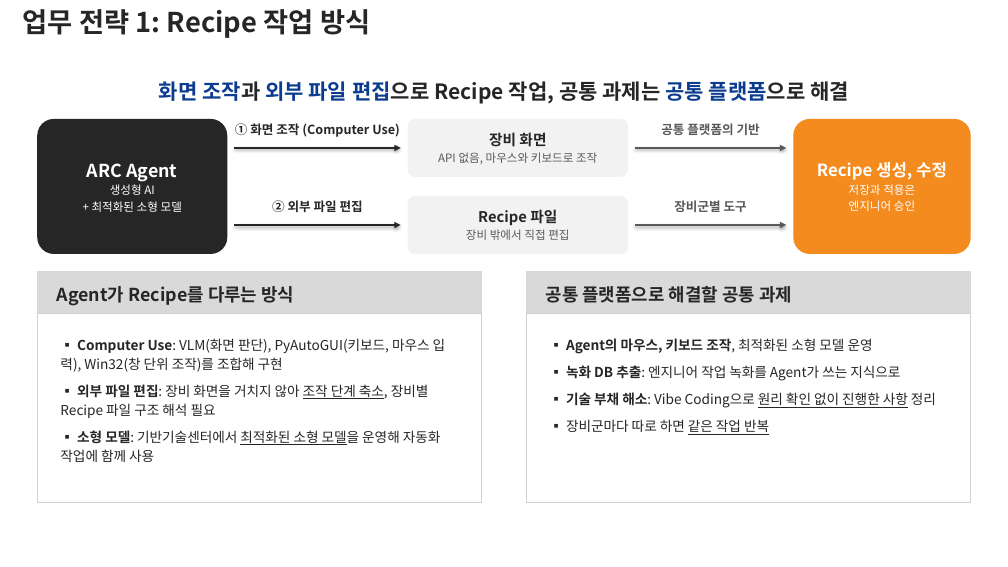
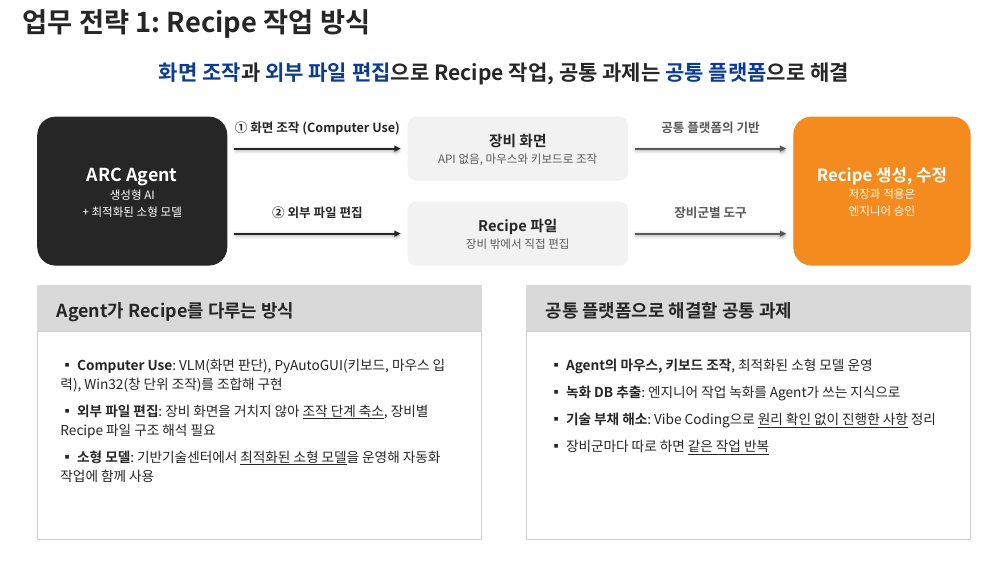
Before and after one commit to DarrenKoi/pm_notes, a slide deck: slide 4 of my-task/arc-tf/deliverables/arc-tf-proposal.pptx. Drawn at 1008x567 pixels with LibreOffice and Linux fonts; fonts in the diff are those of the drawing. Boxes give left, top, right and bottom in pixels: in the first picture for what was removed or moved away, otherwise in the second. Text is boxed around its words. In the diff, an @@ line names an element or a change of style, - is before the commit and + after.

```diff
--- a/my-task/arc-tf/deliverables/arc-tf-proposal.pptx
+++ b/my-task/arc-tf/deliverables/arc-tf-proposal.pptx
@@ text "화면 조작과 외부 파일 편집으로 ...": place and size @@
-text "화면 조작과 외부 파일 편집으로 ..." at (159, 81, 849, 104)
+text "화면 조작과 외부 파일 편집으로 ..." at (159, 62, 849, 85)
@@ rounded rectangle: place and size @@
-rounded rectangle at (38, 119, 227, 253)
+rounded rectangle at (38, 117, 227, 265)
@@ text "ARC Agent": place and size @@
-text "ARC Agent" at (87, 163, 182, 212)
+text "ARC Agent" at (87, 167, 182, 217)
@@ rounded rectangle: place and size @@
-rounded rectangle at (794, 119, 970, 253)
+rounded rectangle at (794, 117, 970, 265)
@@ text "Recipe 생성, 수정": place and size @@
-text "Recipe 생성, 수정" at (817, 162, 947, 211)
+text "Recipe 생성, 수정" at (817, 167, 947, 216)
@@ text "② 외부 파일 편집": place and size @@
-text "② 외부 파일 편집" at (272, 200, 363, 212)
+text "② 외부 파일 편집" at (272, 206, 363, 218)
@@ rounded rectangle: place and size @@
-rounded rectangle at (408, 197, 628, 253)
+rounded rectangle at (408, 203, 628, 265)
@@ text "Recipe 파일": place and size @@
-text "Recipe 파일" at (466, 209, 569, 240)
+text "Recipe 파일" at (466, 218, 569, 249)
@@ text "장비군별 도구": place and size @@
-text "장비군별 도구" at (674, 200, 747, 212)
+text "장비군별 도구" at (674, 206, 747, 218)
@@ arrow moved from (234, 225) - (401, 225) to (234, 234) - (401, 234) @@
@@ arrow moved from (635, 225) - (786, 225) to (635, 234) - (786, 234) @@
@@ rectangle: place and size @@
-rectangle at (38, 272, 482, 314)
+rectangle at (38, 286, 482, 332)
@@ text "Agent가 Recipe를 다루는 방식": place and size @@
-text "Agent가 Recipe를 다루는 방식" at (57, 286, 294, 306)
+text "Agent가 Recipe를 다루는 방식" at (57, 302, 294, 322)
@@ rectangle: place and size @@
-rectangle at (527, 272, 971, 314)
+rectangle at (527, 286, 971, 332)
@@ text "공통 플랫폼으로 해결할 공통 과제": place and size @@
-text "공통 플랫폼으로 해결할 공통 과제" at (546, 286, 792, 303)
+text "공통 플랫폼으로 해결할 공통 과제" at (546, 302, 792, 319)
@@ rectangle: place and size @@
-rectangle at (38, 314, 482, 502)
+rectangle at (38, 332, 482, 540)
@@ text "▪ Computer Use: VLM(화면 판단), ...": place and size @@
-text "▪ Computer Use: VLM(화면 판단), ..." at (60, 338, 446, 462)
+text "▪ Computer Use: VLM(화면 판단), ..." at (60, 358, 446, 482)
@@ rectangle: place and size @@
-rectangle at (527, 314, 971, 502)
+rectangle at (527, 332, 971, 540)
@@ text "▪ Agent의 마우스, 키보드 조작, ...": place and size @@
-text "▪ Agent의 마우스, 키보드 조작, ..." at (566, 338, 936, 435)
+text "▪ Agent의 마우스, 키보드 조작, ..." at (566, 358, 936, 455)
```
Also in this commit, not shown: 8 other slides changed, 4 other files.
